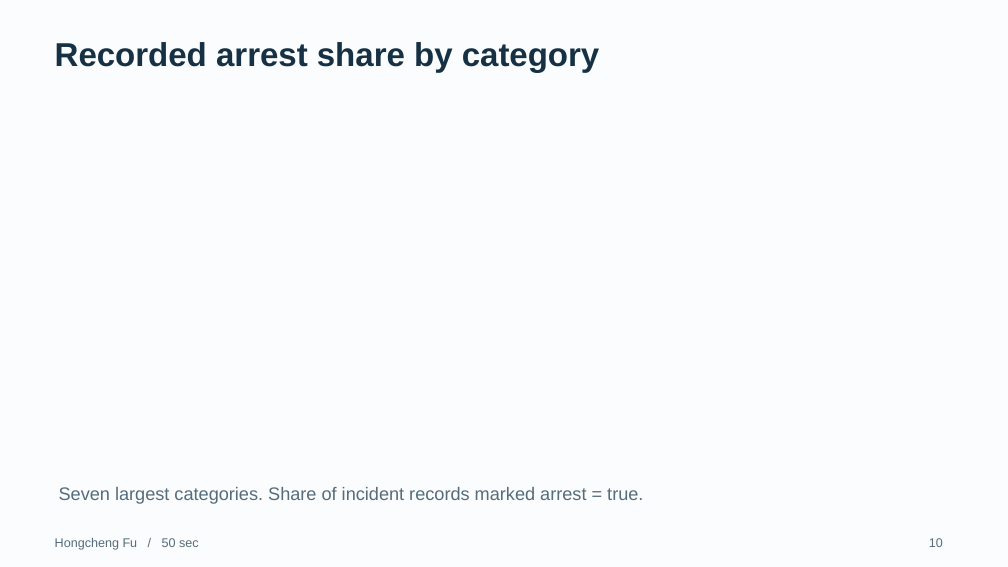
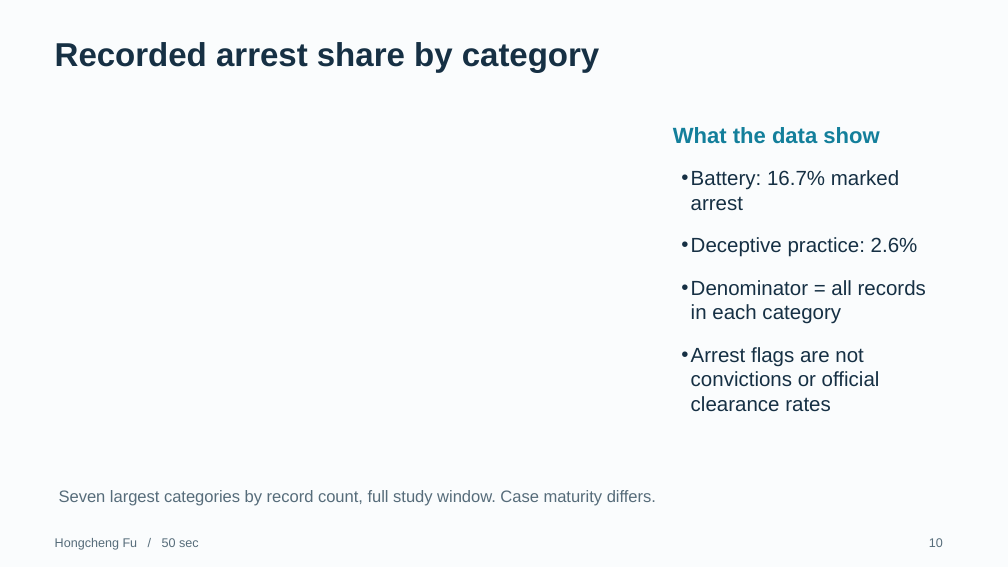
Before and after one commit to 1uf3n/Chicago-Crime-Analysis, a slide deck: slide 10 of presentation/Chicago_Crime_10_Minutes.pptx. Drawn at 1008x567 pixels with LibreOffice and Linux fonts; fonts in the diff are those of the drawing. Boxes give left, top, right and bottom in pixels: in the first picture for what was removed or moved away, otherwise in the second. Text is boxed around its words. In the diff, an @@ line names an element or a change of style, - is before the commit and + after.

```diff
--- a/presentation/Chicago_Crime_10_Minutes.pptx
+++ b/presentation/Chicago_Crime_10_Minutes.pptx
@@ text added at bbox=[673, 127, 879, 144], 21 pt, text #137F9B, bold @@
+What the data show
@@ text added at bbox=[691, 170, 926, 412], 19.5 pt, text #163044 @@
+• Battery: 16.7% marked arrest
+• Deceptive practice: 2.6%
+• Denominator = all records in each category
+• Arrest flags are not convictions or official clearance rates
@@ text at bbox=[59, 490, 656, 506]: text changed; size 17.2 to 15.8 pt @@
-Seven largest categories. Share of incident records marked arrest = true.
+Seven largest categories by record count, full study window. Case maturity differs.
```
Also in this commit, not shown: 11 other slides changed.
